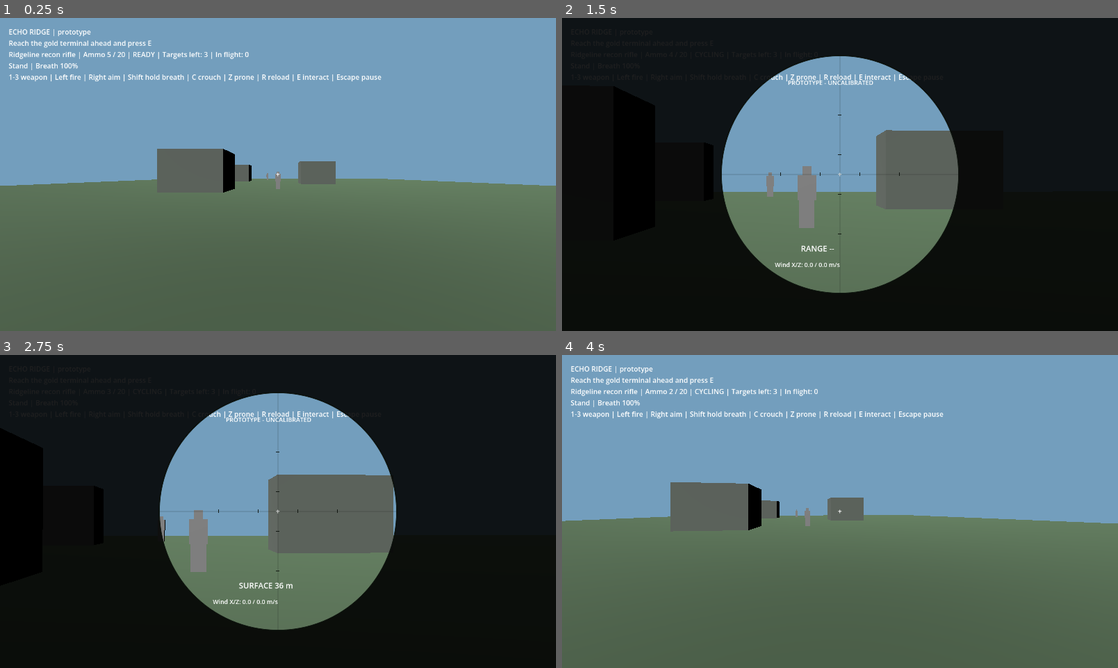
Above: before the commit, frames 1-4 (two rows, left to right).
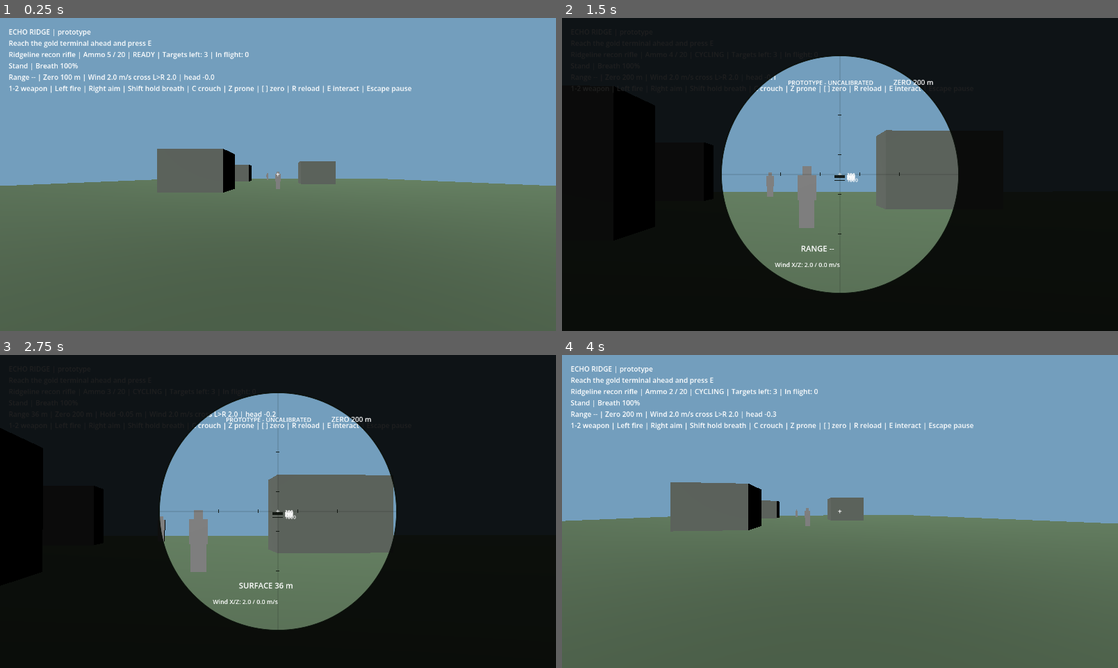
Above: after the commit, the same moments.

Repository: adam656677-oss/sniper
Game: Godot game, scene res://main.tscn
Same seed, same stepped clock (60 frames per second), same inputs: the game is played once before the commit and once after it.
Inputs (mouse positions are in pixels of both pictures, inside the frame that each line leads up to):
- Up to frame 1 (0.25 s): no input
- Up to frame 2 (1.5 s): tap E (interact) at 0.5, 1.25 s; move the mouse to (867, 174) at 0.52 s; hold Right mouse button (aim) 0.53-1.28 s; hold ] (zero_up, bound only after the commit) from 0.53 s (still down); click (867, 174) at 0.67 s; tap C (crouch) at 0.8, 1.35 s; move the mouse to (812, 174) at 1.27 s
- Up to frame 3 (2.75 s): keep holding ] (zero_up, bound only after the commit); click (250, 511) at 1.55 s; tap E (interact) at 2, 2.3 s; move the mouse to (289, 505) at 2.02 s; press the mouse at (289, 505) at 2.03 s
- Up to frame 4 (4 s): keep holding ] (zero_up, bound only after the commit); tap E (interact) at 2.75, 2.85, 3.5 s; move the mouse to (834, 517) at 2.77 s; release the mouse at (834, 517) at 2.78 s; click (834, 517) at 2.92 s; tap Z (prone) at 3.05 s; move the mouse to (878, 514) at 3.52 s; hold Z (prone) from 3.53 s (still down); click (878, 514) at 3.67 s; right-click (878, 514) at 3.8 s

The runs differ from the first frame. In frame 1, 1.2% of the frame differs, in the area x 1-74%, y 18-24%; in frame 2, 0.5%; in frame 3, 0.6%; in frame 4, 1.2%.

Commit message:
Add zero turret, holdover reticle, rangefinder, wind readout, sidearm and kill-cam trigger
Checklist items 1.5, 1.6, 1.10 and the logic half of 1.8. WeaponRig keeps
a per-weapon zero adjustable in 100 m steps between 100 and 1000 m and
computes holdover from ballistics; the scope overlay draws a mark per
100 m beyond the zero using the camera's angular resolution. The mission
measures range to the aimed surface and splits wind into crosswind and
headwind for the HUD. The default loadout is now rifle plus a suppressed
hitscan sidearm; the two shotgun profiles remain as future pickups.
KillCam owns the long-shot slow-motion rule, envelope and skip. New scope
suite; weapons suite rewritten for the new loadout.

Co-Authored-By: Claude Fable 5.1 <noreply@anthropic.com>
Claude-Session: https://claude.ai/code/session_01Eowivxxx5e3dLJLdS68ERi

Diff:
--- a/main.tscn
+++ b/main.tscn
@@ -7,6 +7,7 @@
 [ext_resource type="Script" path="res://scenes/ui/hud.gd" id="5"]
 [ext_resource type="Script" path="res://scope_overlay.gd" id="6"]
 [ext_resource type="Script" path="res://scenes/weapons/aim_sway.gd" id="7"]
+[ext_resource type="Script" path="res://scenes/killcam.gd" id="8"]
 
 [node name="Mission" type="Node3D"]
 script = ExtResource("1")
@@ -21,6 +22,9 @@
 
 [node name="AimSway" type="Node" parent="."]
 script = ExtResource("7")
+
+[node name="KillCam" type="Node" parent="."]
+script = ExtResource("8")
 
 [node name="HUDLayer" type="CanvasLayer" parent="."]
 
--- a/mission.gd
+++ b/mission.gd
@@ -8,6 +8,9 @@
 @onready var weapon: WeaponRig = $WeaponRig
 @onready var hud: Label = $HUDLayer/HUD
 @onready var sway: AimSway = $AimSway
+@onready var killcam: KillCam = $KillCam
+var measured_range := -1.0
+var last_long_shot := 0.0
 var camera: Camera3D
 
 func _ready() -> void:
@@ -18,7 +21,36 @@
 	weapon.camera = camera
 	weapon.excluded = [player.get_rid()]
 	weapon.body_hit.connect(level.on_body_hit)
+	weapon.wind = level.wind
+	level.target_killed.connect(on_target_killed)
 	update_hud()
+
+func on_target_killed(_body: Node3D, distance: float) -> void:
+	if killcam.consider(distance):
+		last_long_shot = distance
+
+# Laser range to whatever the camera points at, or -1 when nothing is within reach.
+func measure_range(max_distance: float = 2000.0) -> float:
+	var origin := camera.global_position
+	var finish := origin - camera.global_basis.z * max_distance
+	var query := PhysicsRayQueryParameters3D.create(origin, finish)
+	query.exclude = [player.get_rid()]
+	var hit := get_world_3d().direct_space_state.intersect_ray(query)
+	return -1.0 if hit.is_empty() else origin.distance_to(hit.position)
+
+# Wind split into the shooter's frame: x is crosswind (positive from the left,
+# pushing right), z is headwind (positive into the shooter's face).
+func wind_relative() -> Vector3:
+	var forward := -camera.global_basis.z
+	forward.y = 0.0
+	forward = forward.normalized() if forward.length() > 0.001 else Vector3.FORWARD
+	var right := forward.cross(Vector3.UP)
+	return Vector3(weapon.wind.dot(right), 0.0, -weapon.wind.dot(forward))
+
+func wind_text() -> String:
+	var relative := wind_relative()
+	var cross := "L>R" if relative.x > 0.05 else ("R>L" if relative.x < -0.05 else "none")
+	return "Wind %.1f m/s cross %s %.1f | head %.1f" % [weapon.wind.length(), cross, absf(relative.x), relative.z]
 
 func _notification(what: int) -> void:
 	if what == NOTIFICATION_APPLICATION_FOCUS_OUT and is_instance_valid(player):
@@ -56,6 +88,12 @@
 		player.toggle_stance(Player.Stance.CROUCH)
 	elif event.is_action_pressed("prone"):
 		player.toggle_stance(Player.Stance.PRONE)
+	elif event.is_action_pressed("zero_up"):
+		weapon.adjust_zero(1)
+	elif event.is_action_pressed("zero_down"):
+		weapon.adjust_zero(-1)
+	elif event.is_action_pressed("skip_killcam"):
+		killcam.skip()
 	elif Input.mouse_mode == Input.MOUSE_MODE_CAPTURED:
 		if event.is_action_pressed("fire"):
 			weapon.fire_weapon()
@@ -74,8 +112,16 @@
 		breath = "WINDED"
 	elif sway.holding:
 		breath = "HOLDING %d%%" % int(round(sway.breath_fraction() * 100.0))
-	hud.text = "ECHO RIDGE | prototype\n%s\n%s | Ammo %d / %d | %s | Targets left: %d | In flight: %d\n%s | %s\n1-3 weapon | Left fire | Right aim | Shift hold breath | C crouch | Z prone | R reload | E interact | Escape pause" % [
-		objective, weapon.profile().display_name, weapon.ammo, weapon.reserve_ammo, weapon.status_text(), level.targets.size(), weapon.projectiles.size(), stance_name, breath]
+	var range_line := "Range --" if measured_range < 0.0 else "Range %.0f m" % measured_range
+	if weapon.profile().simulated_projectile:
+		range_line += " | Zero %.0f m" % weapon.zero_range()
+		if measured_range > 0.0:
+			range_line += " | Hold %.2f m" % weapon.holdover_at(measured_range)
+	var shot_line := ""
+	if killcam.active():
+		shot_line = "\nLONG SHOT %.0f m (Space to skip)" % last_long_shot
+	hud.text = "ECHO RIDGE | prototype\n%s\n%s | Ammo %d / %d | %s | Targets left: %d | In flight: %d\n%s | %s\n%s | %s%s\n1-2 weapon | Left fire | Right aim | Shift hold breath | C crouch | Z prone | [ ] zero | R reload | E interact | Escape pause" % [
+		objective, weapon.profile().display_name, weapon.ammo, weapon.reserve_ammo, weapon.status_text(), level.targets.size(), weapon.projectiles.size(), stance_name, breath, range_line, wind_text(), shot_line]
 
 func is_aiming() -> bool:
 	return camera.fov < 70.0
@@ -92,6 +138,8 @@
 	weapon.advance_weapon(delta)
 	weapon.advance_projectiles(delta)
 	advance_sway(delta)
+	killcam.advance(delta)
+	measured_range = measure_range() if is_aiming() else -1.0
 	if GameState.finished:
 		weapon.projectiles.clear()
 	update_hud()
--- a/project.godot
+++ b/project.godot
@@ -82,3 +82,15 @@
 "deadzone": 0.5,
 "events": [Object(InputEventKey,"resource_local_to_scene":false,"resource_name":"","device":-1,"window_id":0,"alt_press …(196 unchanged characters)…
 }
+zero_up={
+"deadzone": 0.5,
+"events": [Object(InputEventKey,"resource_local_to_scene":false,"resource_name":"","device":-1,"window_id":0,"alt_pressed":false,"shift_pressed":false,"ctrl_pressed":false,"meta_pressed":false,"pressed":false,"keycode":93,"physical_keycode":0,"key_label":0,"unicode":0,"location":0,"echo":false,"script":null)]
+}
+zero_down={
+"deadzone": 0.5,
+"events": [Object(InputEventKey,"resource_local_to_scene":false,"resource_name":"","device":-1,"window_id":0,"alt_pressed":false,"shift_pressed":false,"ctrl_pressed":false,"meta_pressed":false,"pressed":false,"keycode":91,"physical_keycode":0,"key_label":0,"unicode":0,"location":0,"echo":false,"script":null)]
+}
+skip_killcam={
+"deadzone": 0.5,
+"events": [Object(InputEventKey,"resource_local_to_scene":false,"resource_name":"","device":-1,"window_id":0,"alt_pressed":false,"shift_pressed":false,"ctrl_pressed":false,"meta_pressed":false,"pressed":false,"keycode":32,"physical_keycode":0,"key_label":0,"unicode":0,"location":0,"echo":false,"script":null)]
+}
--- /dev/null
+++ b/scenes/killcam.gd
@@ -0,0 +1,40 @@
+class_name KillCam
+extends Node
+
+# Long-shot slow motion. Camera follow is a later visual item; this owns the
+# trigger rule and the time-scale envelope so it can be tested headlessly.
+
+const DISTANCE_THRESHOLD := 150.0
+const SLOW_SCALE := 0.25
+const DURATION_SECONDS := 2.5
+
+var enabled := true
+var remaining := 0.0
+var last_distance := 0.0
+
+func active() -> bool:
+	return remaining > 0.0
+
+func consider(distance: float) -> bool:
+	if not enabled or distance < DISTANCE_THRESHOLD or active():
+		return false
+	last_distance = distance
+	remaining = DURATION_SECONDS
+	Engine.time_scale = SLOW_SCALE
+	return true
+
+func skip() -> void:
+	if active():
+		remaining = 0.0
+		Engine.time_scale = 1.0
+
+# delta is scaled game time; convert back to real seconds.
+func advance(delta: float) -> void:
+	if not active():
+		return
+	remaining = maxf(0.0, remaining - maxf(delta, 0.0) / maxf(Engine.time_scale, 0.01))
+	if remaining == 0.0:
+		Engine.time_scale = 1.0
+
+func _exit_tree() -> void:
+	Engine.time_scale = 1.0
--- a/scenes/levels/test_range.gd
+++ b/scenes/levels/test_range.gd
@@ -9,6 +9,9 @@
 @export var terminal_point := Vector3(0, 1, -60)
 @export var extraction_point := Vector3(0, 1, 3)
 @export var clear_color := Color(0.45, 0.62, 0.74)
+@export var wind := Vector3(2.0, 0.0, 0.0) # Air-mass velocity in m/s, world frame.
+
+signal target_killed(body: Node3D, distance: float)
 
 var targets: Array[StaticBody3D] = []
 
@@ -28,13 +31,17 @@
 		targets.erase(body)
 		body.queue_free()
 
-func on_body_hit(body: Node3D, shape_index: int = -1, damage: float = 0.0) -> void:
+func on_body_hit(body: Node3D, shape_index: int = -1, damage: float = 0.0, distance: float = 0.0) -> void:
 	if body == null:
 		return
 	if body.has_method("take_hit"):
+		var was_alive: bool = body.is_alive()
 		body.take_hit(shape_index, damage)
+		if was_alive and not body.is_alive():
+			target_killed.emit(body, distance)
 	elif body in targets:
 		on_target_died(body)
+		target_killed.emit(body, distance)
 
 func near_terminal(point: Vector3) -> bool:
 	return point.distance_to(terminal_point) < INTERACT_DISTANCE
--- /dev/null
+++ b/scenes/weapons/profiles/whisper_sidearm.tres
@@ -0,0 +1,22 @@
+[gd_resource type="Resource" script_class="WeaponProfile" load_steps=2 format=3]
+
+[ext_resource type="Script" path="res://scenes/weapons/weapon_profile.gd" id="1"]
+
+[resource]
+script = ExtResource("1")
+display_name = "Whisper sidearm"
+family = "sidearm"
+capacity = 15
+reserve = 45
+reload_seconds = 1.6
+shot_interval = 0.18
+pellets = 1
+spread = 0.012
+max_range = 60.0
+aim_fov = 55.0
+simulated_projectile = false
+muzzle_velocity = 0.0
+drag_coefficient = 0.0
+zero_range = 0.0
+damage = 30.0
+suppressed = true
--- a/scenes/weapons/weapon_profile.gd
+++ b/scenes/weapons/weapon_profile.gd
@@ -19,6 +19,7 @@
 @export var drag_coefficient := 0.0
 @export var zero_range := 0.0
 @export var damage := 50.0
+@export var suppressed := false
 
 func to_stats() -> Dictionary:
 	return {
--- a/scenes/weapons/weapon_rig.gd
+++ b/scenes/weapons/weapon_rig.gd
@@ -8,14 +8,17 @@
 const Ballistics = preload("res://ballistics.gd")
 const DEFAULT_PROFILES := [
 	"res://scenes/weapons/profiles/ridgeline_recon.tres",
-	"res://scenes/weapons/profiles/vanguard_auto.tres",
-	"res://scenes/weapons/profiles/bulwark_pump.tres"
+	"res://scenes/weapons/profiles/whisper_sidearm.tres"
 ]
+const ZERO_STEP := 100.0
+const ZERO_MIN := 100.0
+const ZERO_MAX := 1000.0
 const HIP_FOV := 75.0
 const PROJECTILE_LIFETIME := 3.0
 const SUBSTEP := 1.0 / 120.0
 
-signal body_hit(body: Node3D, shape_index: int, damage: float)
+signal body_hit(body: Node3D, shape_index: int, damage: float, distance: float)
+signal fired(profile: WeaponProfile)
 
 var profiles: Array[WeaponProfile] = []
 var active := 0
@@ -24,6 +27,7 @@
 var reload_remaining := 0.0
 var shot_remaining := 0.0
 var stored: Array[Dictionary] = []
+var zero_ranges: Array[float] = []
 var projectiles: Array[Dictionary] = []
 var wind := Vector3.ZERO # Air-mass velocity in m/s.
 var spread_rng := RandomNumberGenerator.new()
@@ -37,6 +41,7 @@
 			profiles.append(load(path) as WeaponProfile)
 	for profile in profiles:
 		stored.append({"ammo": profile.capacity, "reserve": profile.reserve, "cooldown": 0.0})
+		zero_ranges.append(profile.zero_range)
 	ammo = profiles[active].capacity
 	reserve_ammo = profiles[active].reserve
 
@@ -54,6 +59,29 @@
 	if camera:
 		camera.fov = HIP_FOV
 	return true
+
+func zero_range() -> float:
+	return zero_ranges[active]
+
+# Move the elevation turret by whole steps. Only meaningful for projectile weapons.
+func adjust_zero(steps: int) -> bool:
+	if not GameState.simulation_active() or not profile().simulated_projectile or steps == 0:
+		return false
+	var target := clampf(zero_ranges[active] + ZERO_STEP * steps, ZERO_MIN, ZERO_MAX)
+	if target == zero_ranges[active]:
+		return false
+	zero_ranges[active] = target
+	return true
+
+func ballistic_params() -> Dictionary:
+	return Ballistics.make_params(Ballistics.DEFAULT_GRAVITY, profile().drag_coefficient, wind)
+
+# Metres of holdover at a range for the active weapon and its current zero.
+func holdover_at(distance: float) -> float:
+	var current := profile()
+	if not current.simulated_projectile or distance <= 0.0:
+		return 0.0
+	return Ballistics.holdover(current.muzzle_velocity, distance, zero_range(), ballistic_params())
 
 func toggle_aim() -> void:
 	if camera and GameState.simulation_active():
@@ -87,8 +115,8 @@
 	var current := profile()
 	shot_remaining = current.shot_interval
 	if current.simulated_projectile:
-		var params := Ballistics.make_params(Ballistics.DEFAULT_GRAVITY, current.drag_coefficient, wind)
-		var elevation := Ballistics.zero_angle(current.muzzle_velocity, current.zero_range, params)
+		var params := ballistic_params()
+		var elevation := Ballistics.zero_angle(current.muzzle_velocity, zero_range(), params)
 		var direction := (-camera.global_basis.z).rotated(camera.global_basis.x, elevation)
 		projectiles.append({
 			"position": camera.global_position,
@@ -97,6 +125,7 @@
 			"distance": 0.0,
 			"profile": current
 		})
+		fired.emit(current)
 		return true
 	var space := camera.get_world_3d().direct_space_state
 	for pellet in range(current.pellets):
@@ -107,7 +136,8 @@
 		var finish := origin + camera.global_basis * local_direction * current.max_range
 		var hit := Ballistics.trace_segment(space, origin, finish, excluded)
 		if not hit.is_empty():
-			body_hit.emit(hit.collider, int(hit.get("shape", -1)), current.damage)
+			body_hit.emit(hit.collider, int(hit.get("shape", -1)), current.damage, origin.distance_to(hit.position))
+	fired.emit(current)
 	return true
 
 func advance_projectiles(delta: float) -> void:
@@ -133,7 +163,8 @@
 				finish = start.move_toward(finish, range_left)
 			var hit := Ballistics.trace_segment(space, start, finish, excluded)
 			if not hit.is_empty():
-				body_hit.emit(hit.collider, int(hit.get("shape", -1)), shot_profile.damage)
+				var travelled: float = float(projectile.distance) + start.distance_to(hit.position)
+				body_hit.emit(hit.collider, int(hit.get("shape", -1)), shot_profile.damage, travelled)
 				removed = true
 				break
 			projectile.position = finish
--- a/scope_overlay.gd
+++ b/scope_overlay.gd
@@ -27,6 +27,25 @@
 	range_text = "RANGE --" if hit.is_empty() else "SURFACE %.0f m" % origin.distance_to(hit.position)
 	queue_redraw()
 
+# Reticle marks: screen offset below centre for each 100 m beyond the zero.
+func holdover_marks() -> Array[Dictionary]:
+	var marks: Array[Dictionary] = []
+	var game := mission()
+	if game == null:
+		return marks
+	var weapon = game.weapon
+	if not weapon.profile().simulated_projectile:
+		return marks
+	var viewport_size := get_viewport_rect().size
+	var pixels_per_radian: float = (viewport_size.y * 0.5) / tan(deg_to_rad(game.camera.fov) * 0.5)
+	var zero: float = weapon.zero_range()
+	var distance := zero + 100.0
+	while distance <= 1000.0:
+		var hold: float = weapon.holdover_at(distance)
+		marks.append({"range": distance, "pixels": atan2(hold, distance) * pixels_per_radian})
+		distance += 100.0
+	return marks
+
 func _draw() -> void:
 	var viewport_size := get_viewport_rect().size
 	var center := viewport_size * 0.5
@@ -51,6 +70,13 @@
 		draw_line(center + Vector2(-4, offset), center + Vector2(4, offset), ink, 1.0)
 	var font := ThemeDB.fallback_font
 	draw_string(font, center + Vector2(-90, radius * 0.65), range_text, HORIZONTAL_ALIGNMENT_LEFT, -1, 18, Color.WHITE)
+	var game := mission()
+	draw_string(font, center + Vector2(radius * 0.45, -radius * 0.75), "ZERO %.0f m" % game.weapon.zero_range(), HORIZONTAL_ALIGNMENT_LEFT, -1, 16, Color.WHITE)
+	for mark in holdover_marks():
+		var y: float = center.y + mark.pixels
+		if y < center.y + radius:
+			draw_line(Vector2(center.x - 12, y), Vector2(center.x + 12, y), ink, 1.0)
+			draw_string(font, Vector2(center.x + 16, y + 4), "%d" % int(mark.range), HORIZONTAL_ALIGNMENT_LEFT, -1, 11, Color.WHITE)
 	var wind: Vector3 = mission().weapon.wind
 	draw_string(font, center + Vector2(-150, radius * 0.78), "Wind X/Z: %.1f / %.1f m/s" % [wind.x, wind.z], HORIZONTAL_ALIGNMENT_LEFT, -1, 14, Color.WHITE)
 	draw_string(font, center + Vector2(-120, -radius * 0.75), "PROTOTYPE - UNCALIBRATED", HORIZONTAL_ALIGNMENT_LEFT, -1, 14, Color.WHITE)
--- /dev/null
+++ b/tests/scope.gd
@@ -0,0 +1,100 @@
+extends SceneTree
+
+var failures := 0
+var state: Node
+
+func check(condition: bool, label: String) -> void:
+	if condition:
+		print("PASS: " + label)
+	else:
+		failures += 1
+		push_error("FAIL: " + label)
+
+func _initialize() -> void:
+	call_deferred("run_tests")
+
+func run_tests() -> void:
+	state = root.get_node("GameState")
+	var game = load("res://main.tscn").instantiate()
+	root.add_child(game)
+	game.set_physics_process(false)
+	await physics_frame
+	await physics_frame
+	var weapon = game.weapon
+	# Zero adjustment.
+	check(weapon.zero_range() == 100.0, "Rifle starts zeroed at 100 m")
+	check(weapon.adjust_zero(1) and weapon.zero_range() == 200.0, "Turret step raises zero by 100 m")
+	check(weapon.adjust_zero(-3) and weapon.zero_range() == 100.0, "Turret clamps at the minimum zero")
+	check(not weapon.adjust_zero(-1), "Cannot go below the minimum zero")
+	check(weapon.adjust_zero(20) and weapon.zero_range() == 1000.0, "Turret clamps at the maximum zero")
+	weapon.zero_ranges[0] = 100.0
+	check(absf(weapon.holdover_at(100.0)) < 0.01, "Holdover is zero at the zero range")
+	check(weapon.holdover_at(600.0) > weapon.holdover_at(300.0) and weapon.holdover_at(300.0) > 0.0, "Holdover grows beyond the zero")
+	weapon.select_weapon(1)
+	check(not weapon.adjust_zero(1) and weapon.holdover_at(300.0) == 0.0, "Hitscan sidearm has no turret or holdover")
+	weapon.select_weapon(0)
+	# Zero changes the launch elevation.
+	game.camera.global_position = Vector3(30, 2, 0)
+	game.camera.global_rotation = Vector3.ZERO
+	weapon.shot_remaining = 0.0
+	weapon.fire_weapon()
+	var low_zero_lift: float = weapon.projectiles[0].velocity.y
+	weapon.projectiles.clear()
+	weapon.zero_ranges[0] = 600.0
+	weapon.shot_remaining = 0.0
+	weapon.fire_weapon()
+	check(weapon.projectiles[0].velocity.y > low_zero_lift and low_zero_lift > 0.0, "Longer zero launches the bullet higher")
+	weapon.projectiles.clear()
+	weapon.zero_ranges[0] = 100.0
+	# Reticle marks.
+	var overlay = game.get_node("ScopeLayer/ScopeOverlay")
+	game.camera.fov = 25.0
+	var marks: Array = overlay.holdover_marks()
+	check(marks.size() == 9 and marks[0].range == 200.0 and marks[-1].range == 1000.0, "Reticle shows a mark per 100 m beyond the zero")
+	var monotonic := true
+	for i in range(1, marks.size()):
+		if marks[i].pixels <= marks[i - 1].pixels:
+			monotonic = false
+	check(monotonic and marks[0].pixels > 0.0, "Holdover marks descend monotonically below centre")
+	# Rangefinder.
+	var wall: StaticBody3D = game.level.spawn_box(Vector3(30, 2, -40), Vector3(4, 4, 1), Color.GRAY)
+	await physics_frame
+	await physics_frame
+	var measured: float = game.measure_range()
+	check(absf(measured - 39.5) < 0.1, "Rangefinder measures the distance to the wall face")
+	game.camera.global_rotation = Vector3(0, PI, 0)
+	check(game.measure_range() < 0.0 or game.measure_range() > 100.0, "Rangefinder reports no nearby surface behind")
+	game.camera.global_rotation = Vector3.ZERO
+	wall.queue_free()
+	# Wind readout.
+	weapon.wind = Vector3(3.0, 0.0, 0.0)
+	var relative: Vector3 = game.wind_relative()
+	check(relative.x > 0.0 and absf(relative.z) < 0.001, "Wind from the left reads as left-to-right crosswind")
+	game.camera.global_rotation = Vector3(0, PI, 0)
+	check(game.wind_relative().x < 0.0, "Turning around flips the crosswind")
+	game.camera.global_rotation = Vector3(0, PI * 0.5, 0)
+	check(game.wind_relative().z > 0.0, "Facing into the wind reads as headwind")
+	game.camera.global_rotation = Vector3.ZERO
+	check(game.wind_text().contains("L>R"), "HUD wind text names the crosswind direction")
+	weapon.wind = game.level.wind
+	# Kill cam trigger.
+	var killcam = game.killcam
+	check(not killcam.consider(80.0) and Engine.time_scale == 1.0, "Short kills do not trigger slow motion")
+	check(killcam.consider(320.0) and Engine.time_scale < 1.0 and killcam.active(), "Long kills trigger slow motion")
+	check(not killcam.consider(400.0), "Slow motion does not restart while active")
+	killcam.advance(0.25)
+	check(killcam.active(), "Slow motion lasts beyond one scaled second")
+	killcam.advance(10.0)
+	check(not killcam.active() and Engine.time_scale == 1.0, "Slow motion ends and restores time")
+	killcam.consider(300.0)
+	killcam.skip()
+	check(not killcam.active() and Engine.time_scale == 1.0, "Skip restores time immediately")
+	killcam.enabled = false
+	check(not killcam.consider(500.0), "Disabled kill cam never triggers")
+	killcam.enabled = true
+	game.queue_free()
+	await process_frame
+	check(Engine.time_scale == 1.0, "Leaving the mission restores time scale")
+	if failures == 0:
+		print("SCOPE TESTS PASSED")
+	quit(0 if failures == 0 else 1)
--- a/tests/weapons.gd
+++ b/tests/weapons.gd
@@ -19,33 +19,42 @@
 	root.add_child(game)
 	await process_frame
 	var weapon = game.weapon
-	check(weapon.profiles.size() == 3, "Three weapon profiles load")
+	check(weapon.profiles.size() == 2, "Default loadout is rifle and sidearm")
+	check(weapon.profiles[0].simulated_projectile and not weapon.profiles[1].simulated_projectile, "Rifle is projectile, sidearm is hitscan")
+	check(weapon.profiles[1].suppressed, "Sidearm is suppressed")
+	for path in ["res://scenes/weapons/profiles/vanguard_auto.tres", "res://scenes/weapons/profiles/bulwark_pump.tres"]:
+		var pickup = load(path)
+		check(pickup != null and pickup.pellets == 8, "Shotgun pickup profile loads: " + path.get_file())
 	for profile in weapon.profiles:
-		check(not profile.display_name.to_lower().contains("fostech") and not profile.display_name.to_lower().contains("kel-tec"), "Fictional name: " + profile.display_name)
-	check(weapon.select_weapon(1), "Auto shotgun can be selected")
-	check(weapon.ammo == 8 and weapon.reserve_ammo == 32, "Auto shotgun starts with its own ammo")
-	check(not weapon.select_weapon(-1) and not weapon.select_weapon(3), "Invalid slots are rejected")
+		var lower: String = profile.display_name.to_lower()
+		check(not lower.contains("fostech") and not lower.contains("kel-tec"), "Fictional name: " + profile.display_name)
+	check(weapon.select_weapon(1), "Sidearm can be selected")
+	check(weapon.ammo == 15 and weapon.reserve_ammo == 45, "Sidearm starts with its own ammo")
+	check(not weapon.select_weapon(-1) and not weapon.select_weapon(2), "Invalid slots are rejected")
 	weapon.ammo = 2
-	check(weapon.begin_reload(), "Auto shotgun reload starts")
-	check(not weapon.select_weapon(2), "Switch during reload is rejected")
-	weapon.advance_weapon(3.0)
-	check(weapon.ammo == 8 and weapon.reserve_ammo == 26, "Auto shotgun reload conserves ammunition")
+	check(weapon.begin_reload(), "Sidearm reload starts")
+	check(not weapon.select_weapon(0), "Switch during reload is rejected")
+	weapon.advance_weapon(2.0)
+	check(weapon.ammo == 15 and weapon.reserve_ammo == 32, "Sidearm reload conserves ammunition")
 	weapon.shot_remaining = 0.2
-	weapon.select_weapon(2)
-	check(weapon.ammo == 14 and weapon.reserve_ammo == 28, "Pump shotgun has independent ammunition")
+	weapon.select_weapon(0)
+	check(weapon.ammo == 5 and weapon.reserve_ammo == 20, "Rifle has independent ammunition")
 	weapon.select_weapon(1)
-	check(weapon.ammo == 8 and weapon.reserve_ammo == 26, "Switching preserves ammunition")
+	check(weapon.ammo == 15 and weapon.reserve_ammo == 32, "Switching preserves ammunition")
 	check(is_equal_approx(weapon.shot_remaining, 0.2), "Switching does not bypass cooldown")
 	state.set_paused(true)
 	check(not weapon.select_weapon(0), "Pause blocks switching")
 	check(not weapon.fire_weapon(), "Pause blocks firing")
 	state.set_paused(false)
-	weapon.select_weapon(2)
-	weapon.ammo = 13
+	weapon.ammo = 14
 	weapon.reserve_ammo = 1
-	check(weapon.begin_reload(), "Pump shotgun reload starts")
-	weapon.advance_weapon(6.0)
-	check(weapon.ammo == 14 and weapon.reserve_ammo == 0, "Pump shotgun reload conserves shells")
+	check(weapon.begin_reload(), "Partial sidearm reload starts")
+	weapon.advance_weapon(2.0)
+	check(weapon.ammo == 15 and weapon.reserve_ammo == 0, "Partial sidearm reload conserves rounds")
+	weapon.shot_remaining = 0.0
+	game.camera.global_position = Vector3(30, 2, 0)
+	game.camera.global_rotation = Vector3.ZERO
+	check(weapon.fire_weapon() and weapon.projectiles.is_empty(), "Sidearm shot is hitscan")
 	state.finish_mission()
 	check(not weapon.select_weapon(0) and not weapon.fire_weapon(), "Completion blocks switching and firing")
 	game.queue_free()
Not shown: 1 places in main.tscn that only renumber resources
Not shown, added: scenes/killcam.gd.uid
Not shown, added: tests/scope.gd.uid
Not shown, changed: docs/CHECKLIST.md
Not shown, changed: docs/VALIDATION.md
